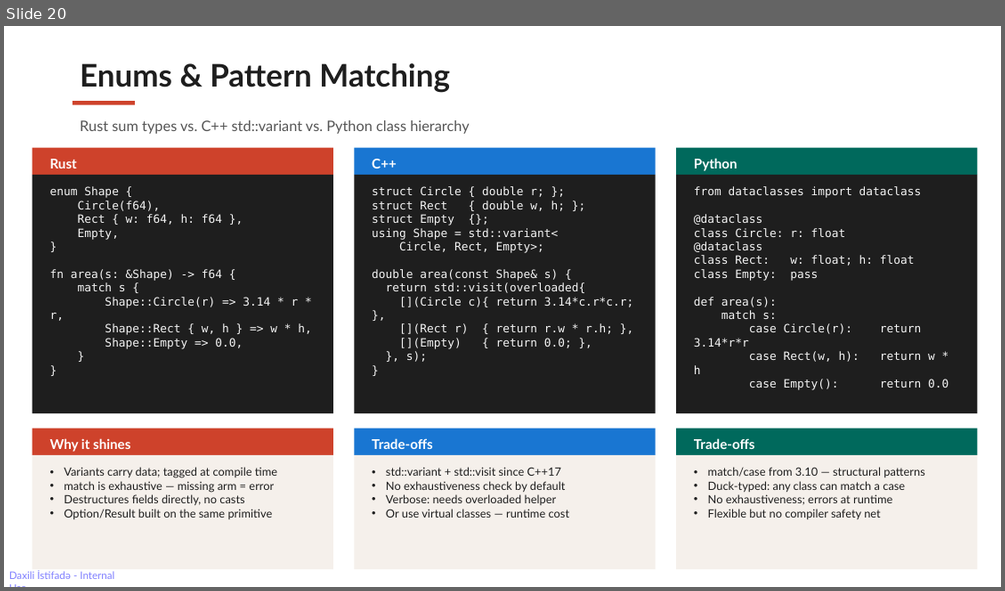
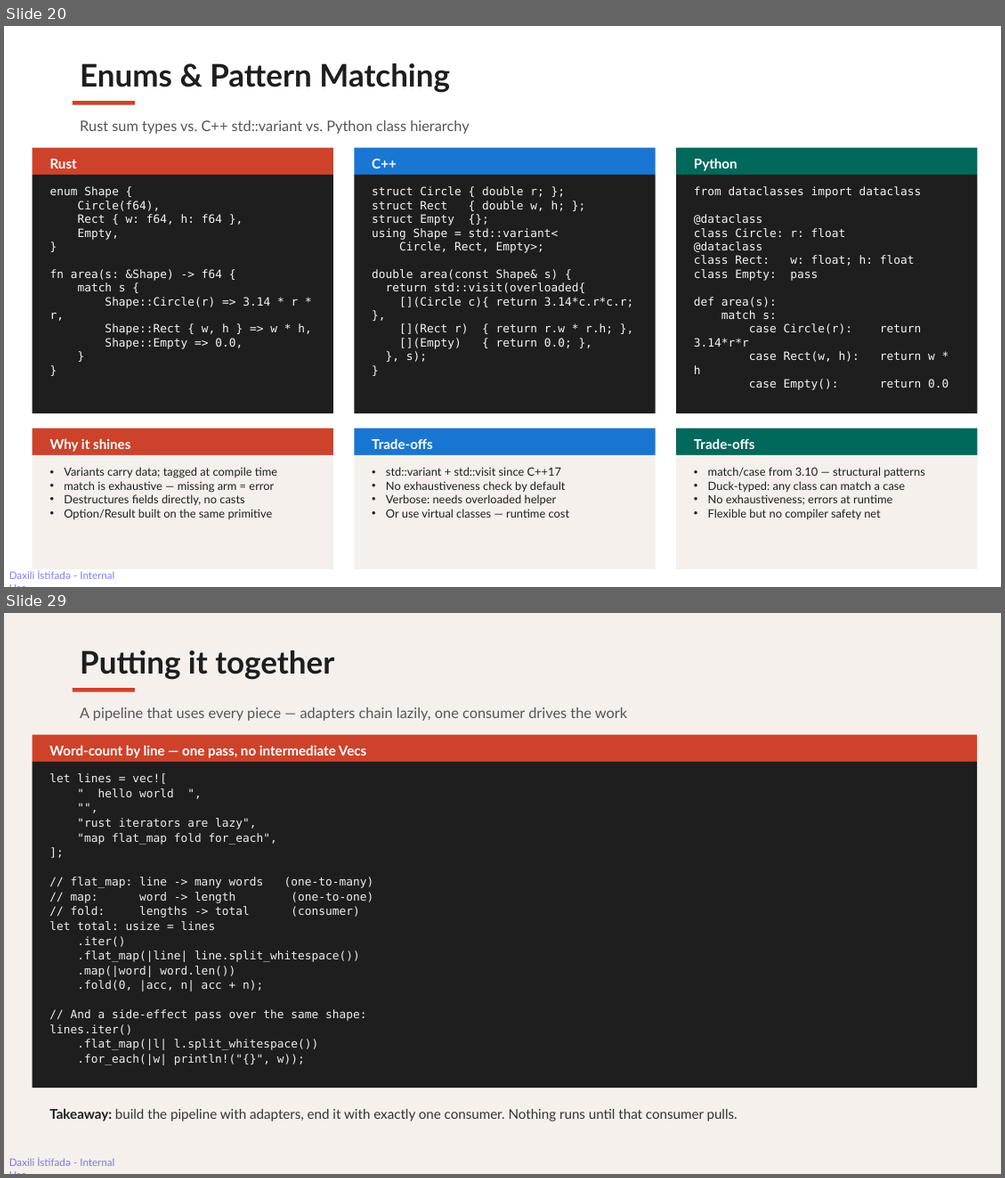
Before and after one commit to rahimahmedov/rust_vs_cpp, a slide deck: rust_friday_session.pptx. Shown one above the other, each under a label of ours: slide 20 before the commit, slides 20 and 29 after it; the slides between them are not shown. The pictures are 1005x591 and 1005x1178 pixels, drawn with LibreOffice and Linux fonts; fonts in the diff are those of the drawing. Boxes give left, top, right and bottom in pixels: in the first picture for what was removed or moved away, otherwise in the second. Text is boxed around its words. In the diff, an @@ line names an element or a change of style, - is before the commit and + after.

Commit message:
closure and iterators

```diff
--- a/rust_friday_session.pptx
+++ b/rust_friday_session.pptx
@@ slide 29 added at (4,613,1001,1174), background #F5F0EB; not listed: 1 template element that a slide beside it also shows @@
@@ text added at (80,650,334,680), 30 pt, text #1E1E1E, bold @@
+Putting it together
@@ rectangle added at (73,688,135,692), fill #CE422B @@
@@ text added at (80,707,627,721), 14 pt, text #555555 @@
+A pipeline that uses every piece — adapters chain lazily, one consumer drives the work
@@ rectangle added at (32,734,978,761), fill #CE422B @@
@@ text added at (49,745,366,758), 13 pt, text #FFFFFF, bold @@
+Word-count by line — one pass, no intermediate Vecs
@@ rectangle added at (32,762,978,1088), fill #1E1E1E @@
@@ text added at (49,773,374,1065), 11 pt, text #EEEEEE @@
+let lines = vec![
+" hello world ",
+"",
+"rust iterators are lazy",
+"map flat_map fold for_each",
+];
+// flat_map: line -> many words (one-to-many)
+// map: word -> length (one-to-one)
+// fold: lengths -> total (consumer)
+let total: usize = lines
+.iter()
+.flat_map(|line| line.split_whitespace())
+.map(|word| word.len())
+.fold(0, |acc, n| acc + n);
+// And a side-effect pass over the same shape:
+lines.iter()
+.flat_map(|l| l.split_whitespace())
+.for_each(|w| println!("{}", w));
@@ rectangle added at (32,1096,978,1148), fill #F5F0EB @@
@@ text added at (49,1108,737,1121), 13 pt, text #333333 @@
+Takeaway: build the pipeline with adapters, end it with exactly one consumer. Nothing runs until that consumer pulls.
```
Also in this commit, not shown: 4 slides changed, 8 other slides added.
